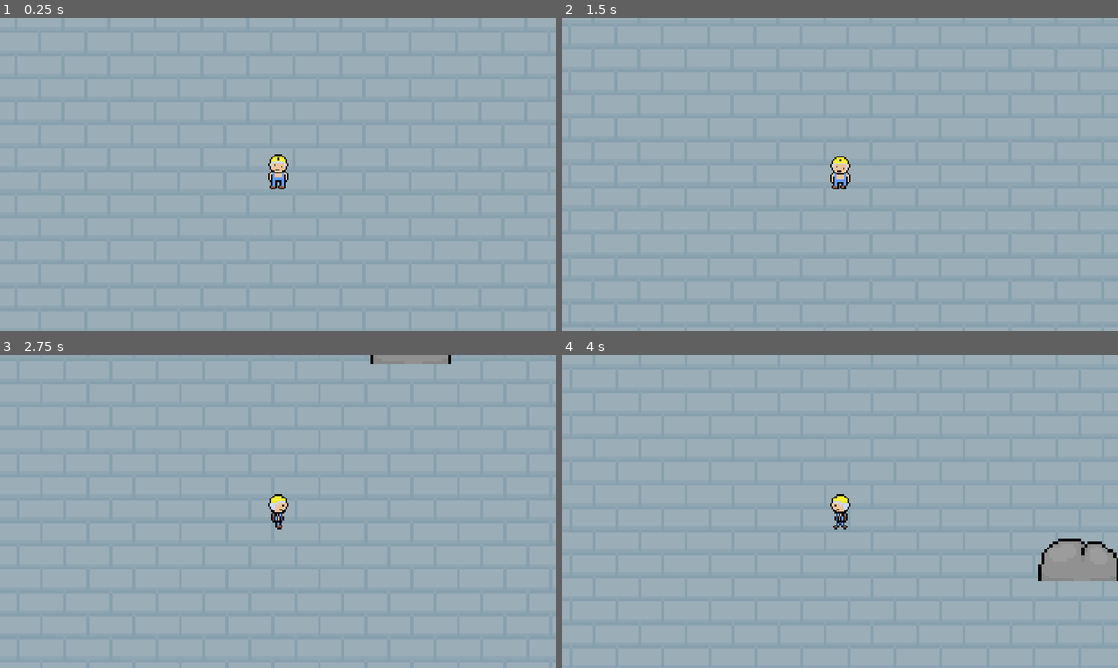
Above: before the commit, frames 1-4 (two rows, left to right).
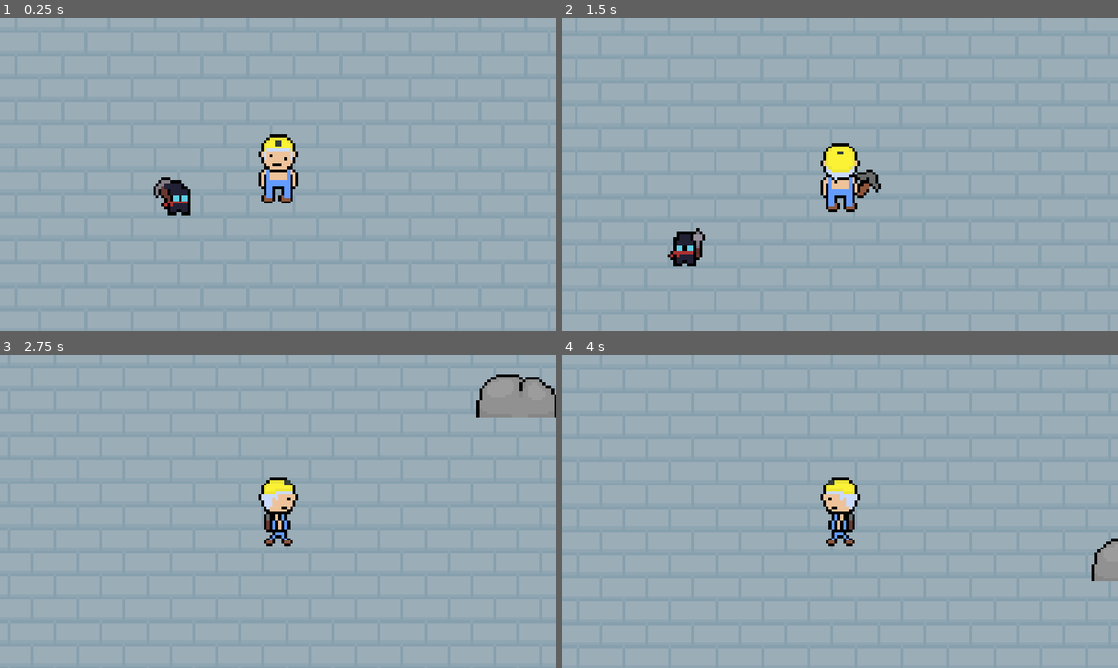
Above: after the commit, the same moments.

Repository: needaschoolproxy/Test-game
Game: Godot game, scene res://scenes/mainscene.tscn
Same seed, same stepped clock (60 frames per second), same inputs: the game is played once before the commit and once after it.
Inputs (mouse positions are in pixels of both pictures, inside the frame that each line leads up to):
- Up to frame 1 (0.25 s): no input
- Up to frame 2 (1.5 s): move the mouse to (962, 158) at 0.52 s; hold D (right) 0.53-1.28 s; click (962, 158) at 0.6 s; move the mouse to (728, 190) at 1.27 s; hold S (down) from 1.28 s (still down); click (728, 190) at 1.35 s
- Up to frame 3 (2.75 s): move the mouse to (333, 442) at 2.02 s; release S (down) at 2.03 s; hold D (right) from 2.03 s (still down); click (333, 442) at 2.1 s
- Up to frame 4 (4 s): move the mouse to (812, 574) at 2.77 s; release D (right) at 2.78 s; hold W (up) 2.78-3.53 s; click (812, 574) at 2.85 s; move the mouse to (1006, 558) at 3.52 s; hold A (left) from 3.53 s (still down); click (1006, 558) at 3.6 s

The runs differ from the first frame. In frame 1, 1.7% of the frame differs, in the area x 27-54%, y 37-64%; in frame 2, 2.0%; in frame 3, 3.0%, in the area x 46-100%, y 0-62%; in frame 4, 2.2%.

Commit message:
random ai goober

Diff:
--- a/project.godot
+++ b/project.godot
@@ -41,6 +41,11 @@
 "events": [Object(InputEventKey,"resource_local_to_scene":false,"resource_name":"","device":-1,"window_id":0,"alt_press …(192 unchanged characters)…
 ]
 }
+swing={
+"deadzone": 0.2,
+"events": [Object(InputEventMouseButton,"resource_local_to_scene":false,"resource_name":"","device":-1,"window_id":0,"alt_pressed":false,"shift_pressed":false,"ctrl_pressed":false,"meta_pressed":false,"button_mask":0,"position":Vector2(0, 0),"global_position":Vector2(0, 0),"factor":1.0,"button_index":1,"canceled":false,"pressed":false,"double_click":false,"script":null)
+]
+}
 
 [rendering]
 
--- /dev/null
+++ b/scenes/goober.gd
@@ -0,0 +1,38 @@
+extends CharacterBody2D
+@onready var animated_sprite_2d: AnimatedSprite2D = $AnimatedSprite2D
+@onready var timer: Timer = $Timer
+
+var direction = 1
+const SPEED = 100.0
+const acceleration = 0.5
+const friction = 0.2
+
+func _ready() -> void:
+	timer.start()
+
+func get_input():
+	var input = Vector2()
+	if direction == 1:
+		input.x += 1
+		animated_sprite_2d.play("right")
+	if direction == 2:
+		input.x -= 1
+		animated_sprite_2d.play("left")
+	if direction == 3:
+		input.y += 1
+		animated_sprite_2d.play("down")
+	if direction == 4:
+		input.y -= 1
+		animated_sprite_2d.play("up")
+	return input
+
+func _process(_delta):
+	var direction = get_input()
+	if direction.length() > 0:
+		velocity = velocity.lerp(direction.normalized() * SPEED, acceleration)
+	else:
+		velocity = velocity.lerp(Vector2.ZERO, friction)
+	move_and_slide()
+
+func _on_timer_timeout() -> void:
+	direction = randi_range(1,4)
--- /dev/null
+++ b/scenes/goober.tscn
@@ -0,0 +1,75 @@
+[gd_scene load_steps=9 format=3 uid="uid://b02g81q2yqkhp"]
+
+[ext_resource type="Script" uid="uid://dq6mll1xx02r2" path="res://scenes/goober.gd" id="1_vvpo2"]
+[ext_resource type="Texture2D" uid="uid://crdk0140r872j" path="res://assets/goober.png" id="1_x715e"]
+
+[sub_resource type="CircleShape2D" id="CircleShape2D_vvpo2"]
+radius = 3.5
+
+[sub_resource type="AtlasTexture" id="AtlasTexture_k3vwa"]
+atlas = ExtResource("1_x715e")
+region = Rect2(48, 0, 16, 16)
+
+[sub_resource type="AtlasTexture" id="AtlasTexture_6mjgc"]
+atlas = ExtResource("1_x715e")
+region = Rect2(32, 0, 16, 16)
+
+[sub_resource type="AtlasTexture" id="AtlasTexture_6lts8"]
+atlas = ExtResource("1_x715e")
+region = Rect2(0, 0, 16, 16)
+
+[sub_resource type="AtlasTexture" id="AtlasTexture_qpql0"]
+atlas = ExtResource("1_x715e")
+region = Rect2(16, 0, 16, 16)
+
+[sub_resource type="SpriteFrames" id="SpriteFrames_qy7ev"]
+animations = [{
+"frames": [{
+"duration": 1.0,
+"texture": SubResource("AtlasTexture_k3vwa")
+}],
+"loop": true,
+"name": &"down",
+"speed": 5.0
+}, {
+"frames": [{
+"duration": 1.0,
+"texture": SubResource("AtlasTexture_6mjgc")
+}],
+"loop": true,
+"name": &"left",
+"speed": 5.0
+}, {
+"frames": [{
+"duration": 1.0,
+"texture": SubResource("AtlasTexture_6lts8")
+}],
+"loop": true,
+"name": &"right",
+"speed": 5.0
+}, {
+"frames": [{
+"duration": 1.0,
+"texture": SubResource("AtlasTexture_qpql0")
+}],
+"loop": true,
+"name": &"up",
+"speed": 5.0
+}]
+
+[node name="CharacterBody2D" type="CharacterBody2D"]
+scale = Vector2(2, 2)
+motion_mode = 1
+script = ExtResource("1_vvpo2")
+
+[node name="CollisionShape2D2" type="CollisionShape2D" parent="."]
+position = Vector2(0, 3)
+shape = SubResource("CircleShape2D_vvpo2")
+
+[node name="AnimatedSprite2D" type="AnimatedSprite2D" parent="."]
+sprite_frames = SubResource("SpriteFrames_qy7ev")
+animation = &"down"
+
+[node name="Timer" type="Timer" parent="."]
+
+[connection signal="timeout" from="Timer" to="." method="_on_timer_timeout"]
--- a/scenes/maincharacter.tscn
+++ b/scenes/maincharacter.tscn
@@ -1,6 +1,6 @@
 [gd_scene load_steps=50 format=3 uid="uid://cosrkhugvwqfj"]
 
-[ext_resource type="Script" uid="uid://m743ifhjrdbh" path="res://maincharacter.gd" id="1_0aigr"]
+[ext_resource type="Script" uid="uid://m743ifhjrdbh" path="res://scripts/maincharacter.gd" id="1_0aigr"]
 [ext_resource type="Texture2D" uid="uid://brvdrm67mo4lk" path="res://Sprites/Sprite-0003-sheet.png" id="2_0aigr"]
 
 [sub_resource type="AtlasTexture" id="AtlasTexture_0aigr"]
@@ -375,21 +375,23 @@
 }]
 
 [sub_resource type="RectangleShape2D" id="RectangleShape2D_0aigr"]
-size = Vector2(20, 25.5)
+size = Vector2(13.5, 21.75)
 
 [sub_resource type="RectangleShape2D" id="RectangleShape2D_u2gkk"]
 size = Vector2(41, 12)
 
 [node name="PLAYER" type="CharacterBody2D"]
+scale = Vector2(2, 2)
 motion_mode = 1
 script = ExtResource("1_0aigr")
 
 [node name="AnimatedSprite2D" type="AnimatedSprite2D" parent="."]
 sprite_frames = SubResource("SpriteFrames_aaoyj")
-animation = &"swing_right"
+animation = &"walk_down"
+frame_progress = 0.102519
 
 [node name="CollisionShape2D" type="CollisionShape2D" parent="."]
-position = Vector2(0, 4)
+position = Vector2(0, -1.5)
 shape = SubResource("RectangleShape2D_0aigr")
 
 [node name="Area2D" type="Area2D" parent="."]
--- a/scenes/mainscene.tscn
+++ b/scenes/mainscene.tscn
@@ -1,8 +1,10 @@
-[gd_scene load_steps=6 format=4 uid="uid://c8t6xo7xcl14s"]
+[gd_scene load_steps=8 format=4 uid="uid://c8t6xo7xcl14s"]
 
-[ext_resource type="Script" uid="uid://xvbibjhay6hm" path="res://scenes/game_manager.gd" id="1_4c2fu"]
+[ext_resource type="Script" uid="uid://xvbibjhay6hm" path="res://scripts/game_manager.gd" id="1_4c2fu"]
 [ext_resource type="PackedScene" uid="uid://cosrkhugvwqfj" path="res://scenes/maincharacter.tscn" id="1_golqe"]
 [ext_resource type="Texture2D" uid="uid://du6ow1v644q0f" path="res://assets/placeholderfloor.png" id="2_nx3wj"]
+[ext_resource type="PackedScene" uid="uid://b02g81q2yqkhp" path="res://scenes/goober.tscn" id="4_4c2fu"]
+[ext_resource type="PackedScene" uid="uid://b0gvtjdk0vjvg" path="res://scenes/rock.tscn" id="5_mo382"]
 
 [sub_resource type="TileSetAtlasSource" id="TileSetAtlasSource_golqe"]
 texture = ExtResource("2_nx3wj")
@@ -34,3 +36,9 @@
 scale = Vector2(2, 2)
 tile_map_data = PackedByteArray("AADy//f/AAAAAAAAAADy//j/AAAAAAAAAADy//n/AAAAAAAAAADy//r/AAAAAAAAAADy//v/AAAAAAAAAADy// …(8560 unchanged characters)…
 tile_set = SubResource("TileSet_nx3wj")
+
+[node name="CharacterBody2D2" parent="." instance=ExtResource("4_4c2fu")]
+position = Vector2(-95, 15)
+
+[node name="Rock" parent="." instance=ExtResource("5_mo382")]
+position = Vector2(-278, 37)
--- a/scripts/maincharacter.gd
+++ b/scripts/maincharacter.gd
@@ -22,7 +22,7 @@
 		input.y -= 1
 	return input
 
-func _process(delta):
+func _process(_delta):
 	var direction = get_input()
 
 	#movement when swinging
Binary file added: assets/goober.png
Not shown, added: assets/goober.png.import
Not shown, added: scenes/goober.gd.uid
Renamed: scenes/game_manager.gd -> scripts/game_manager.gd
Renamed: scenes/game_manager.gd.uid -> scripts/game_manager.gd.uid
